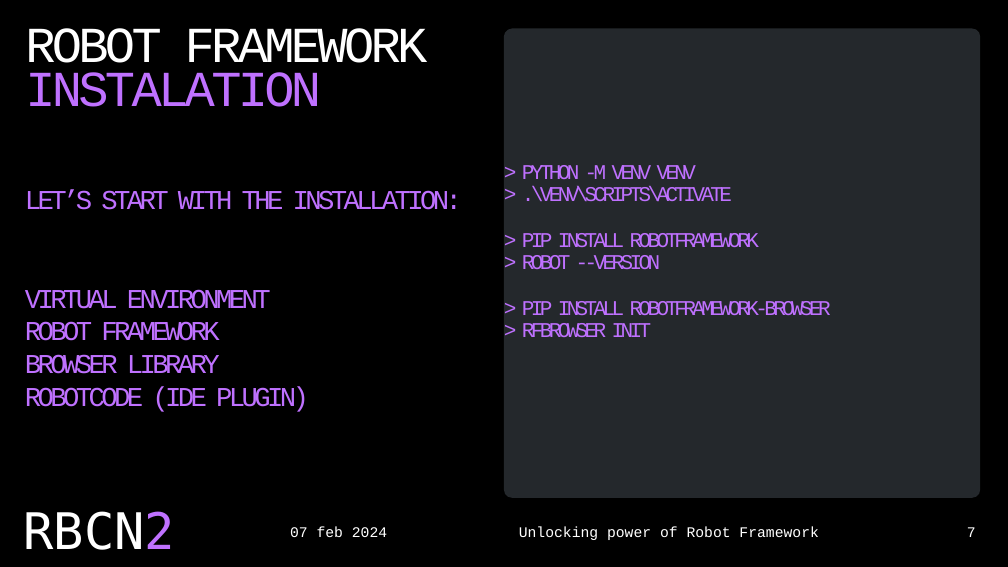
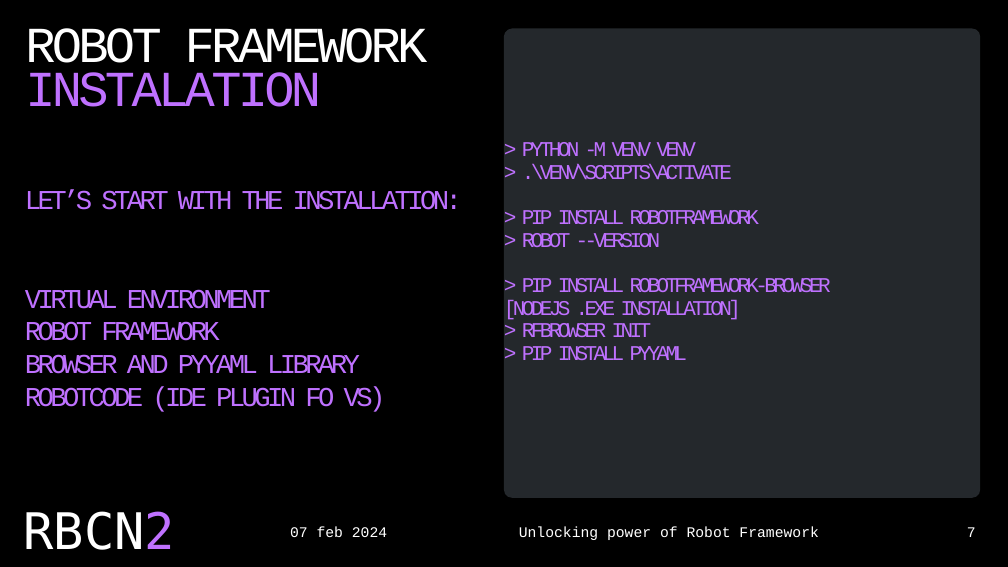
Before and after one commit to czyrski/robocon2024_unlocking_power, a slide deck: slide 7 of unlocking_power_of_robot_framework.pptx. Drawn at 1008x567 pixels with LibreOffice and Linux fonts; fonts in the diff are those of the drawing. Boxes give left, top, right and bottom in pixels: in the first picture for what was removed or moved away, otherwise in the second. Text is boxed around its words. In the diff, an @@ line names an element or a change of style, - is before the commit and + after.

```diff
--- a/unlocking_power_of_robot_framework.pptx
+++ b/unlocking_power_of_robot_framework.pptx
@@ text at box(504, 300, 741, 320): paragraph added @@
+[NODEJS .EXE INSTALLATION]
@@ text at box(25, 354, 386, 412): text changed @@
-BROWSER LIBRARY
-ROBOTCODE (IDE PLUGIN)
+BROWSER AND PYYAML LIBRARY
+ROBOTCODE (IDE PLUGIN FO VS)
@@ text at box(522, 346, 687, 360): paragraph added @@
+> PIP INSTALL PYYAML
```
Also in this commit, not shown: 6 other slides changed.
